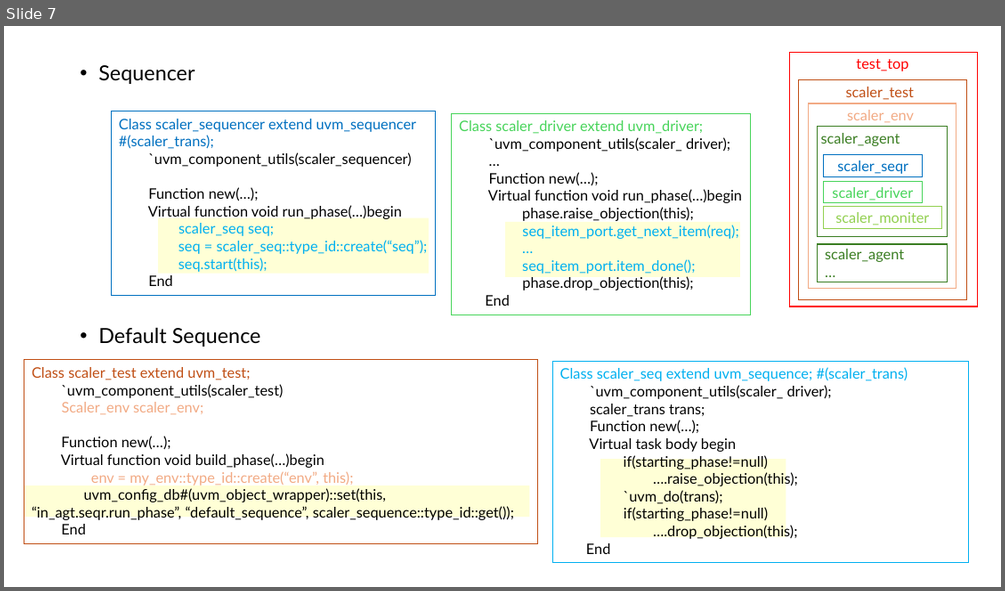
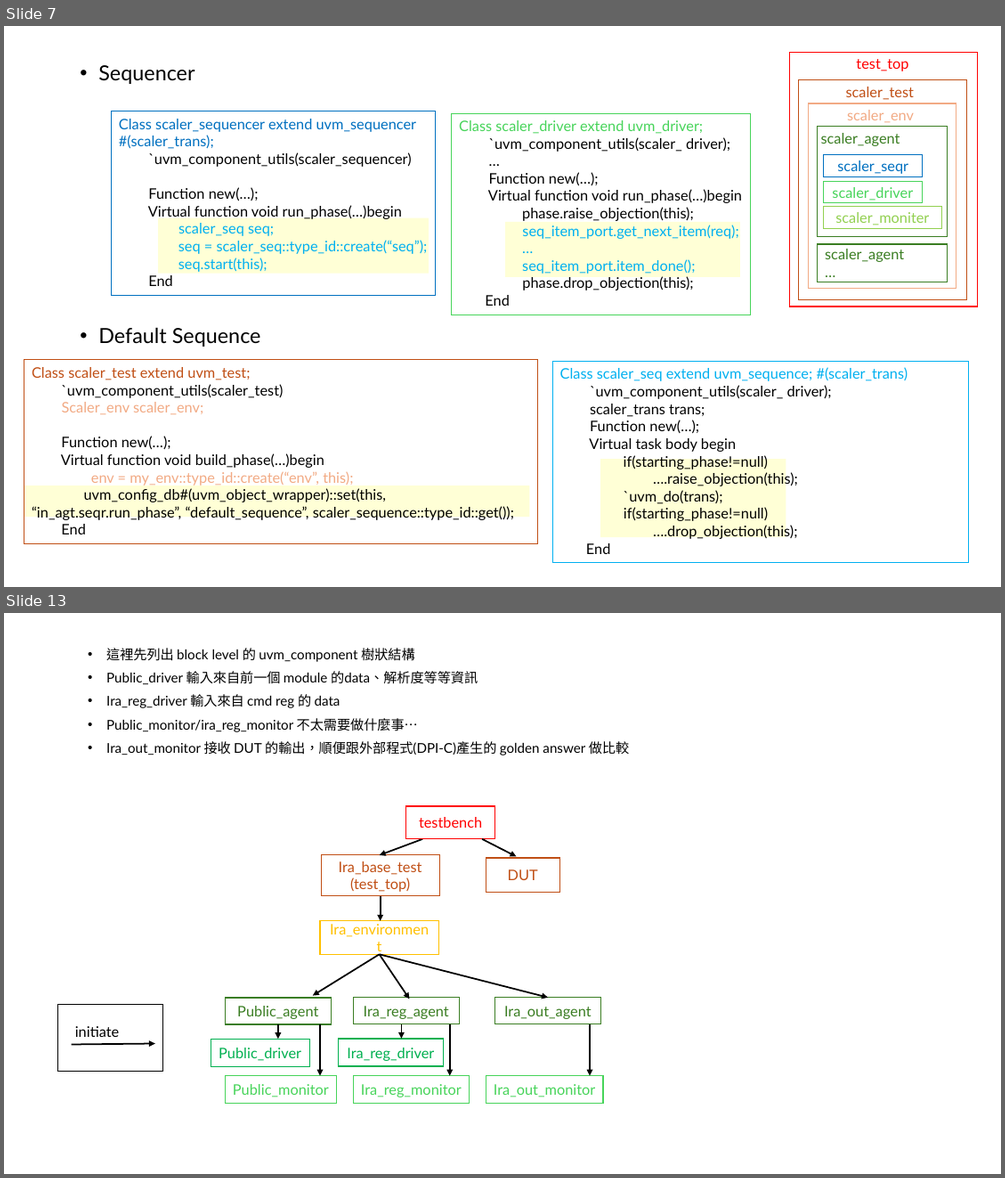
Before and after one commit to KlaudiaZhou/files, a slide deck: 簡報1.pptx. Shown one above the other, each under a label of ours: slide 7 before the commit, slides 7 and 13 after it; the slides between them are not shown. The pictures are 1005x591 and 1005x1178 pixels, drawn with LibreOffice and Linux fonts; fonts in the diff are those of the drawing. Boxes give left, top, right and bottom in pixels: in the first picture for what was removed or moved away, otherwise in the second. Text is boxed around its words. In the diff, an @@ line names an element or a change of style, - is before the commit and + after.

```diff
--- a/簡報1.pptx
+++ b/簡報1.pptx
@@ slide 13 added at (4, 613, 1001, 1174), background #FFFFFF @@
@@ text added at (106, 648, 629, 755), 12.9 pt, text #000000 @@
+• 這裡先列出 block level 的 uvm_component 樹狀結構
+• Public_driver 輸入來自前一個 module 的data、解析度等等資訊
+• Ira_reg_driver 輸入來自 cmd reg 的 data
+• Public_monitor/ira_reg_monitor 不太需要做什麼事…
+• Ira_out_monitor 接收 DUT 的輸出，順便跟外部程式(DPI-C)產生的 golden answer 做比較
@@ rectangle added at (406, 806, 495, 839), outline #FF0000 1 pt, 14 pt, text #FF0000 @@
+testbench
@@ arrow added from (423, 839) to (380, 855), #000000 1.5 pt @@
@@ arrow added from (483, 839) to (517, 857), #000000 1.5 pt @@
@@ rectangle added at (321, 854, 440, 896), outline #C04F15 1 pt, 14 pt, text #C04F15 @@
+Ira_base_test
+(test_top)
@@ rectangle added at (485, 858, 559, 892), outline #C04F15 1 pt, 14 pt, text #C04F15 @@
+DUT
@@ arrow added from (380, 896) to (380, 921), #000000 1.5 pt @@
@@ rectangle added at (320, 920, 439, 954), outline #FFC000 1 pt, 14 pt, text #FFC000 @@
+Ira_environment
@@ arrow added from (380, 954) to (313, 995), #000000 1.5 pt @@
@@ arrow added from (380, 954) to (409, 999), #000000 1.5 pt @@
@@ arrow added from (380, 954) to (548, 997), #000000 1.5 pt @@
@@ rectangle added at (57, 1004, 163, 1071), outline #000000 1 pt @@
@@ rectangle added at (226, 997, 332, 1024), outline #3B7D23 1 pt, 14 pt, text #3B7D23 @@
+Public_agent
@@ rectangle added at (353, 997, 460, 1024), outline #3B7D23 1 pt, 14 pt, text #3B7D23 @@
+Ira_reg_agent
@@ rectangle added at (495, 997, 601, 1024), outline #3B7D23 1 pt, 14 pt, text #3B7D23 @@
+Ira_out_agent
@@ text added at (75, 1026, 120, 1037), 14 pt, text #000000 @@
+initiate
@@ rectangle added at (210, 1039, 309, 1067), outline #00B050 1 pt, 14 pt, text #00B050 @@
+Public_driver
@@ arrow added from (278, 1024) to (278, 1038), #000000 1.5 pt @@
@@ arrow added from (320, 1024) to (320, 1076), #000000 1.5 pt @@
@@ rectangle added at (339, 1038, 445, 1066), outline #00B050 1 pt, 14 pt, text #00B050 @@
+Ira_reg_driver
@@ arrow added from (402, 1024) to (402, 1038), #000000 1.5 pt @@
@@ arrow added from (450, 1024) to (450, 1076), #000000 1.5 pt @@
@@ arrow added from (590, 1024) to (590, 1076), #000000 1.5 pt @@
@@ arrow added from (72, 1045) to (155, 1044), #000000 1.5 pt @@
@@ rectangle added at (226, 1076, 337, 1103), outline #47D45A 1 pt, 14 pt, text #47D45A @@
+Public_monitor
@@ rectangle added at (353, 1076, 469, 1103), outline #47D45A 1 pt, 14 pt, text #47D45A @@
+Ira_reg_monitor
@@ rectangle added at (485, 1076, 603, 1103), outline #47D45A 1 pt, 14 pt, text #47D45A @@
+Ira_out_monitor
```
Also in this commit, not shown: 1 slide changed, 6 other slides added.
